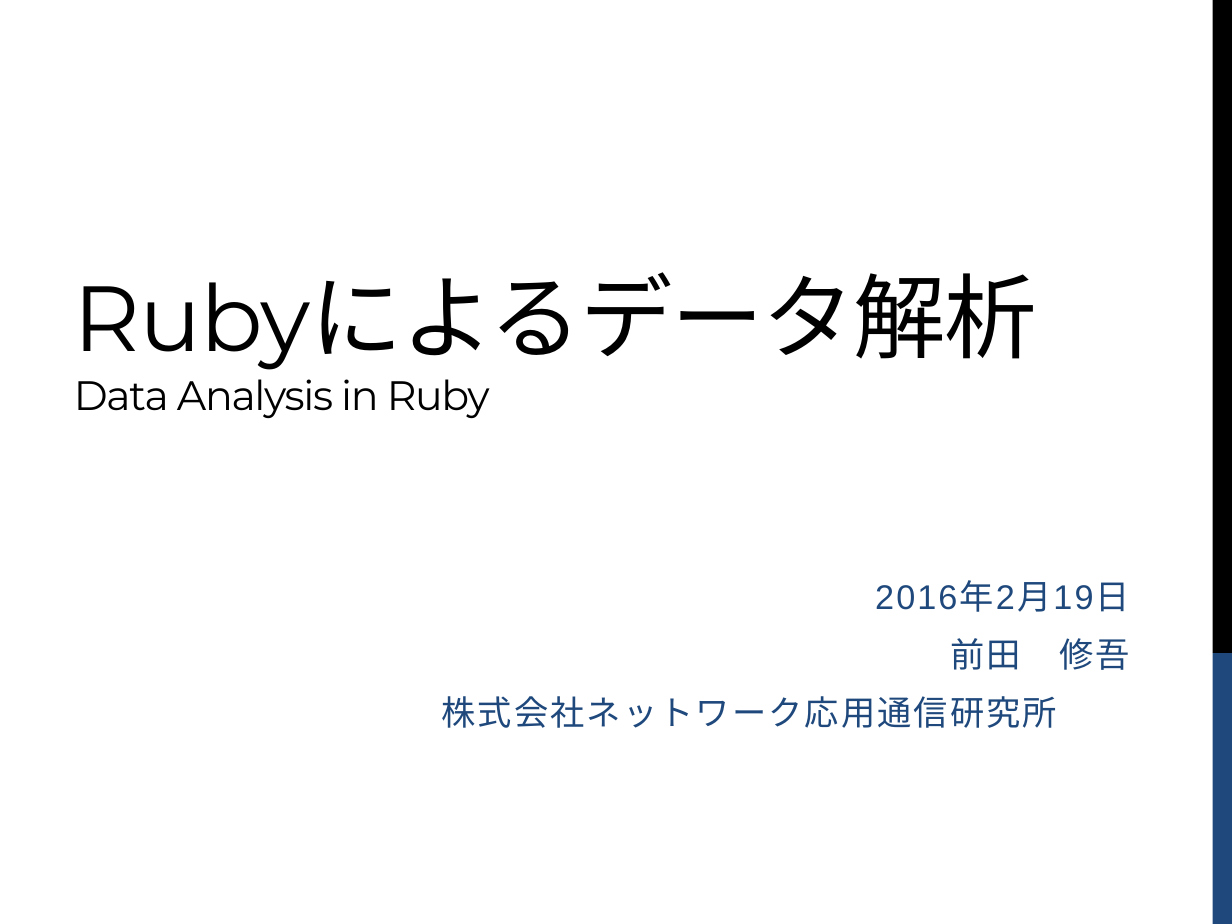
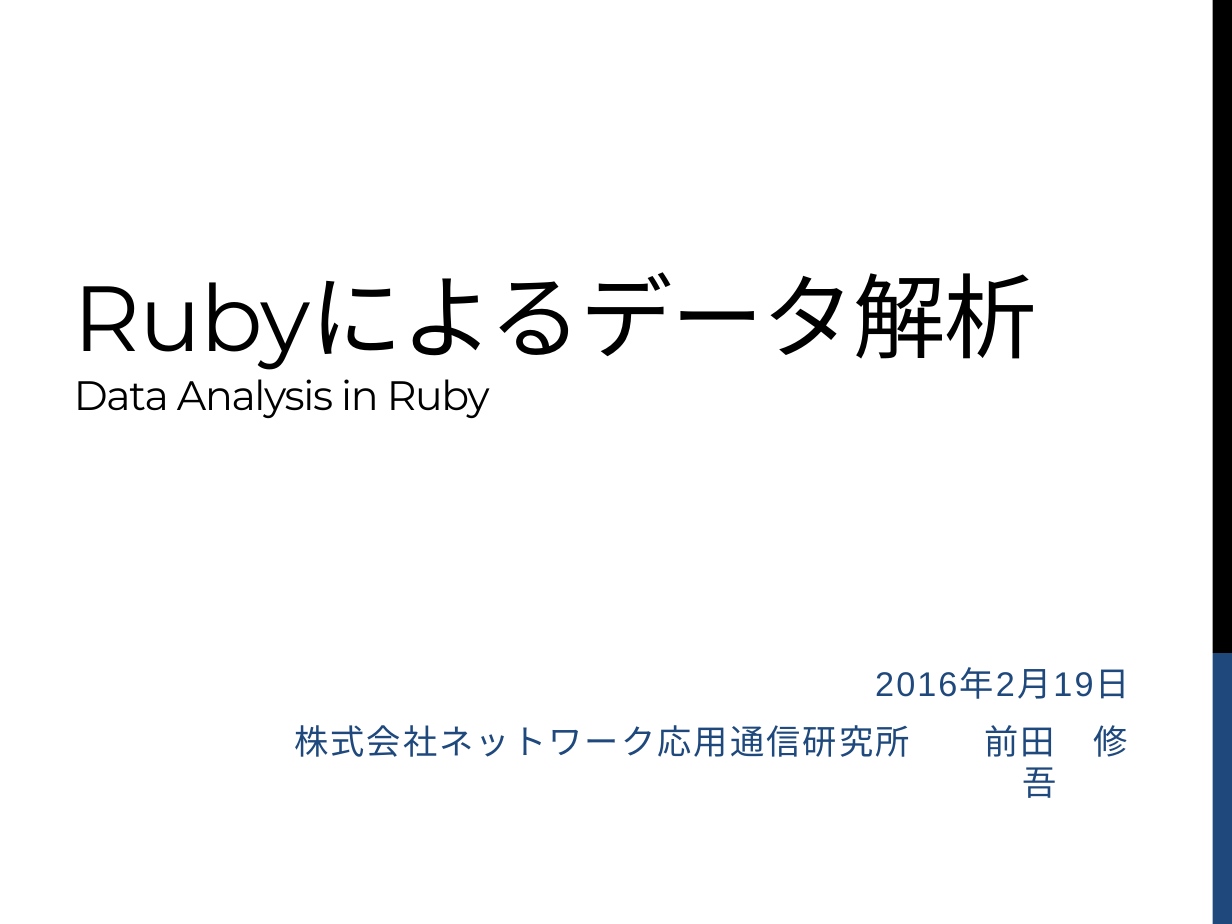
Before and after one commit to shugo/DCW2016, a slide deck: slide 1 of ruby_data_analysis.pptx. Drawn at 1232x924 pixels with LibreOffice and Linux fonts; fonts in the diff are those of the drawing; background and template pictures are left out. Boxes give left, top, right and bottom in pixels: in the first picture for what was removed or moved away, otherwise in the second. Text is boxed around its words. In the diff, an @@ line names an element or a change of style, - is before the commit and + after.

```diff
--- a/ruby_data_analysis.pptx
+++ b/ruby_data_analysis.pptx
@@ subtitle "2016年2月19日": place and size @@
-subtitle "2016年2月19日" at box(442, 581, 1130, 728)
+subtitle "2016年2月19日" at box(294, 668, 1130, 757)
@@ subtitle at box(294, 725, 1128, 757): text changed @@
-前田 修吾
-株式会社ネットワーク応用通信研究所
+株式会社ネットワーク応用通信研究所 前田 修吾
```
Also in this commit, not shown: 1 slide added, 2 other files.
